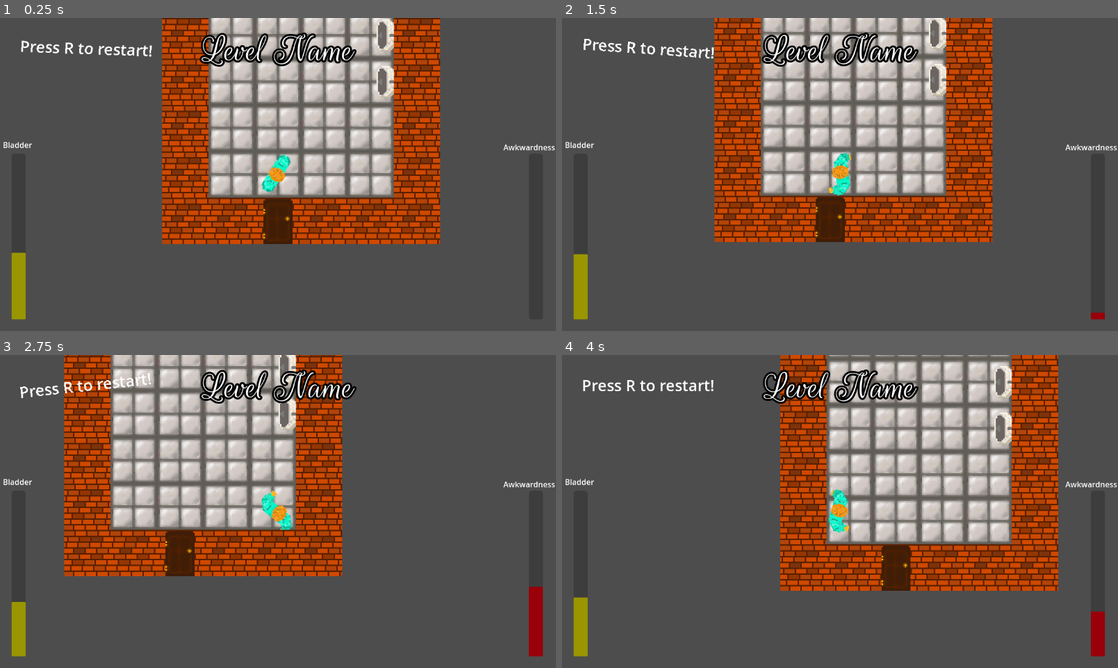
Above: before the commit, frames 1-4 (two rows, left to right).
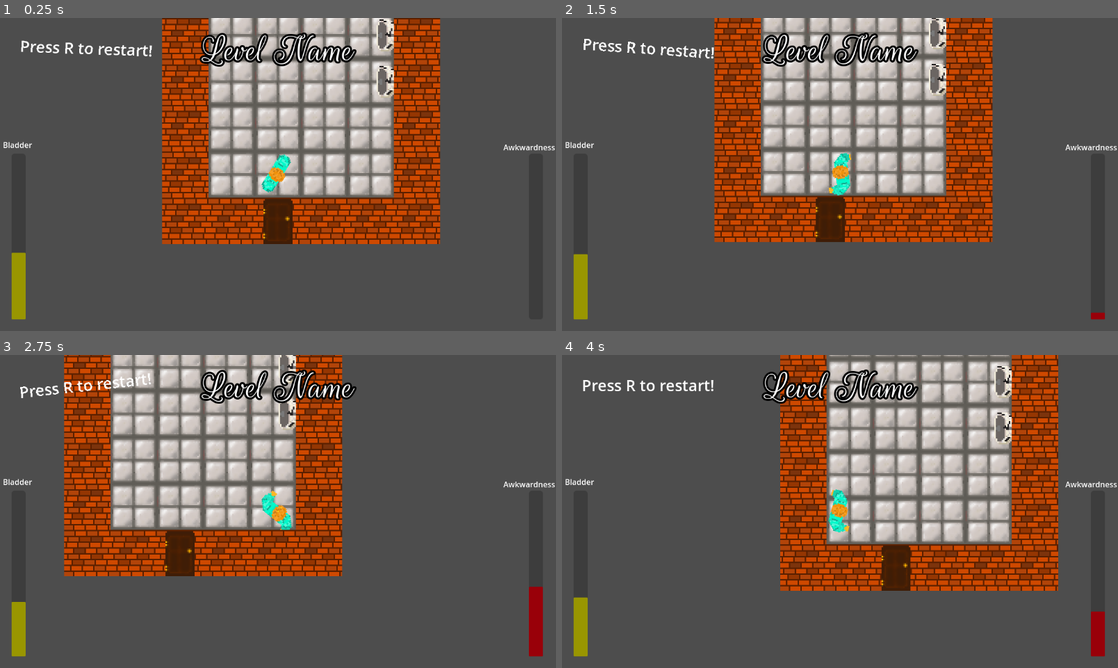
Above: after the commit, the same moments.

Repository: Jibby-Games/PizzaJam11
Game: Godot game, scene res://levels/level2.tscn
Two runs of this game, one before a commit and one after it. Both use one fixed random seed, a clock stepped at 60 frames per second and the inputs below. This scene is started directly instead of the project's main scene.
Inputs (mouse positions are in pixels of both pictures, inside the frame that each line leads up to):
- Up to frame 1 (0.25 s): no input
- Up to frame 2 (1.5 s): tap R (restart) at 0.5, 1.25 s; move the mouse to (962, 158) at 0.52 s; press the mouse at (962, 158) at 0.53 s; hold D (right) 0.53-1.28 s; move the mouse to (728, 190) at 1.27 s; release the mouse at (728, 190) at 1.28 s; hold S (down) from 1.28 s (still down); click (728, 190) at 1.35 s
- Up to frame 3 (2.75 s): tap R (restart) at 2 s; move the mouse to (333, 442) at 2.02 s; release S (down) at 2.03 s; press the mouse at (333, 442) at 2.03 s; hold D (right) from 2.03 s (still down)
- Up to frame 4 (4 s): tap R (restart) at 2.75, 3.5 s; move the mouse to (812, 574) at 2.77 s; release D (right) at 2.78 s; release the mouse at (812, 574) at 2.78 s; hold W (up) 2.78-3.53 s; click (812, 574) at 2.85 s; move the mouse to (1006, 558) at 3.52 s; press the mouse at (1006, 558) at 3.53 s; hold A (left) from 3.53 s (still down)

The runs differ from the first frame. In frame 1, less than 0.1% of the frame differs, in the area x 68-71%, y 0-25%; in frame 2, less than 0.1%; in frame 3, less than 0.1%; in frame 4, less than 0.1%.

Commit message:
Make breakable urinals visually distinct

Diff:
--- a/levels/level2.tscn
+++ b/levels/level2.tscn
@@ -1,8 +1,7 @@
-[gd_scene load_steps=4 format=3 uid="uid://l0rhxclogdp8"]
+[gd_scene load_steps=3 format=3 uid="uid://l0rhxclogdp8"]
 
 [ext_resource type="PackedScene" uid="uid://b8xwphmndk8fr" path="res://levels/base_level.tscn" id="1_25kfr"]
 [ext_resource type="PackedScene" uid="uid://dp2sjwht5arca" path="res://objects/breakable_urinal.tscn" id="3_euc5j"]
-[ext_resource type="PackedScene" uid="uid://qelvutlfkss6" path="res://objects/urinal.tscn" id="4_u0pyg"]
 
 [node name="Level" instance=ExtResource("1_25kfr")]
 
@@ -14,13 +13,16 @@
 position = Vector2(176, -16)
 rotation = 1.57079
 sprite_change_thresholds = [0, 2, 4, 5]
+break_threshold = 10
 
 [node name="BreakableUrinal2" parent="." index="3" instance=ExtResource("3_euc5j")]
 z_index = 0
 position = Vector2(176, -48)
 rotation = 1.57079
 sprite_change_thresholds = [0, 2, 4, 5]
+break_threshold = 20
 
-[node name="Urinal" parent="." index="4" instance=ExtResource("4_u0pyg")]
+[node name="BreakableUrinal3" parent="." index="4" instance=ExtResource("3_euc5j")]
 position = Vector2(176, -80)
 rotation = 1.57079
+break_threshold = 20
--- a/objects/breakable_urinal.tscn
+++ b/objects/breakable_urinal.tscn
@@ -4,3 +4,4 @@
 
 [node name="BreakableUrinal" instance=ExtResource("1_ran4v")]
 breakable = true
+break_threshold = 25
--- a/objects/occupied_urinal.tscn
+++ b/objects/occupied_urinal.tscn
@@ -7,5 +7,3 @@
 
 [node name="UrinalOccupant" parent="." index="6" instance=ExtResource("2_ck7mt")]
 rotation = -1.57079
-entered_text_array = ["Occupied!", "Isn't that a bit friendly?"]
-exited_text_array = ["*sigh*", "Thanks"]
--- a/objects/urinal.gd
+++ b/objects/urinal.gd
@@ -13,16 +13,27 @@
 ## Controls if break threshold used
 @export var breakable := false
 ## At this fullness, the urinal will break
-@export var break_threshold = 5
+@export var break_threshold = 10
 
 ## Per second
 @export var on_target_piss_embarrassment = -10
-@export var broken_urinal_embarrassment = 35
+@export var broken_urinal_embarrassment = 25
 @export var broken_usage_embarrassment = 35
 @export var occupied_usage_embarrassment = 200
 @export var adjacent_usage_embarrassment = 80
 
 var frame_embarrassment = 0
+
+
+func _ready():
+	if breakable:
+		sprite_change_thresholds = [
+			0,
+			break_threshold / 4,
+			break_threshold / 2,
+			3 * break_threshold / 4,
+		]
+		$UpperSprite.animation = "broken"
 
 
 func is_occupied() -> bool:
@@ -62,10 +73,8 @@
 
 
 func pissed_on(delta: float, frame_piss: float) -> bool:
+	filled_volume += frame_piss
 	frame_embarrassment = 0
-
-	if filled_volume < max_volume:
-		filled_volume += frame_piss
 
 	if breakable and filled_volume >= break_threshold:
 		# If it has passed the break threshold, but was previously NOT broken, play the breaking animation
